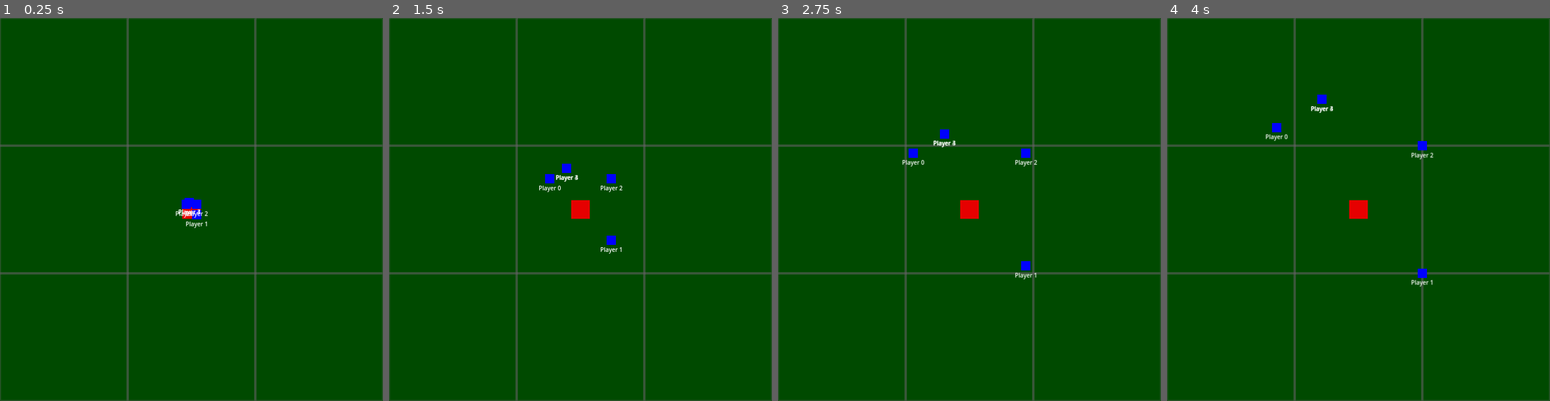
Above: before the commit, frames 1-4 (left to right).
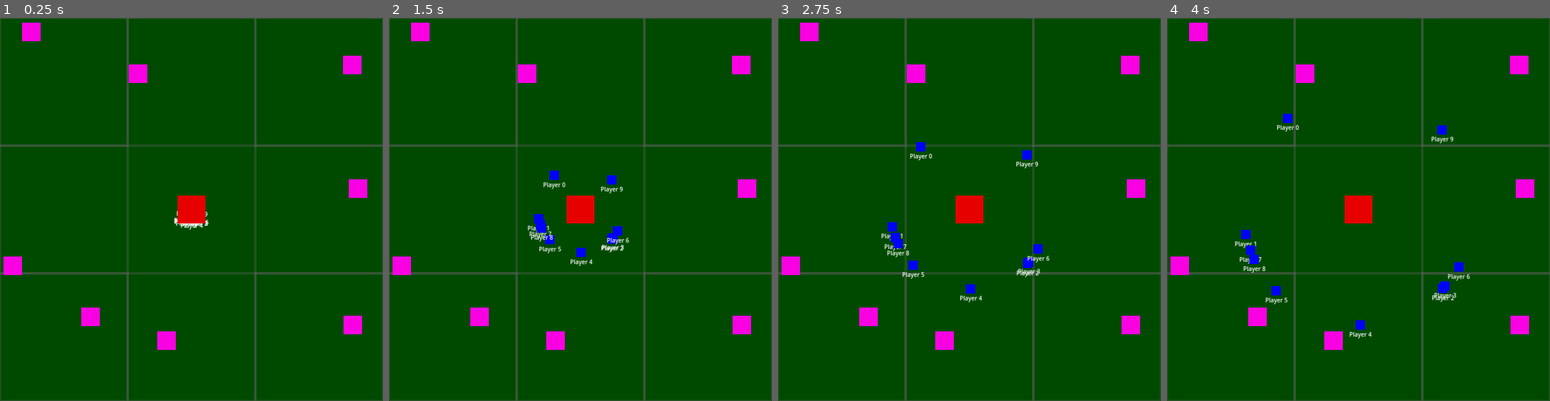
Above: after the commit, the same moments.

Repository: admwx7/TwitchColonies
Game: Godot game, scene res://containers/game.tscn
Same seed, same stepped clock (60 frames per second), same inputs: the game is played once before the commit and once after it.
Inputs:
- Up to frame 1 (0.25 s): no input
- Up to frame 2 (1.5 s): no input
- Up to frame 3 (2.75 s): no input
- Up to frame 4 (4 s): no input

The runs differ from the first frame. In frame 1, 2.5% of the frame differs, in the area x 0-96%, y 1-87%; in frame 2, 3.2%; in frame 3, 3.4%; in frame 4, 3.6%.

Commit message:
Adding base user action, wandering, and return for players

Diff:
--- a/containers/cell.gd
+++ b/containers/cell.gd
@@ -1,24 +1,45 @@
+class_name Cell
 extends Node2D
 
-@export var id: int = 0;
 @export var width: float = 0.0;
 @export var height: float = 0.0;
-@export var discovered: bool = false;
-@export var CELLS_WIDE: int;
-@export var CELLS_HIGH: int;
 
-const size: float = 64.0;
+const line_size: float = 64.0;
+const RSS_SCENE = preload("res://entities/resource.tscn");
+
+var discovered: bool = false;
+var rss_depleted = false;
+var rss: Node2D = null;
+
+enum CellType { RESOURCE };
 
 # Called when the node enters the scene tree for the first time.
 func _ready() -> void:
+	rssRefresh();
 	$Timer.connect("timeout", rssRefresh);
-	position.x = (int)(width * (id % CELLS_WIDE));
-	position.y = (int)(height * (floori(id / 3.0) % CELLS_HIGH));
 	$Line2D.position = Vector2(0.0, 0.0);
-	$Line2D.scale = Vector2(width / size, height / size);
+	$Line2D.scale = Vector2(width / line_size, height / line_size);
+
+func harvest(player: Node2D) -> void:
+	pass;
+	if (rss_depleted && discovered) :
+		# go home
+		pass;
+	if (discovered) :
+		# wander around RSS for 30s, go home
+		#player.addDestination();
+		pass;
+	else :
+		# wander cell for 30s, go home
+		#player.addDestination();
+		pass;
 
 func rssDepleted() -> void:
 	$Timer.start(randf_range(30.0, 60.0));
 
 func rssRefresh() -> void:
-	pass;
+	rss = RSS_SCENE.instantiate();
+	# TODO: offset by size / 2 of RSS
+	rss.position = Vector2(randf_range(0, width), randf_range(0, height));
+	add_child(rss);
+	rss.visible = true;
--- a/containers/cell.tscn
+++ b/containers/cell.tscn
@@ -3,6 +3,7 @@
 [ext_resource type="Script" uid="uid://b366665l7qa47" path="res://containers/cell.gd" id="1_yh0nt"]
 
 [node name="Cell" type="Node2D"]
+z_index = 1
 script = ExtResource("1_yh0nt")
 
 [node name="Line2D" type="Line2D" parent="."]
@@ -11,4 +12,5 @@
 default_color = Color(0.36862746, 0.36862746, 0.36862746, 0.3764706)
 
 [node name="Timer" type="Timer" parent="."]
+process_callback = 0
 one_shot = true
--- a/containers/game.gd
+++ b/containers/game.gd
@@ -1,31 +1,35 @@
 extends Node2D
 
-@export var CELLS_WIDE: int = 3;
-@export var CELLS_HIGH: int = 3;
+const PLAYER_SCENE = preload("res://entities/player.tscn");
+enum Map { GATHER, BUILD, BATTLE };
+const MAP_LOOKUP = {
+	Map.GATHER: preload("res://maps/gather.tscn"),
+	Map.BUILD: preload("res://maps/build.tscn"),
+	Map.BATTLE: preload("res://maps/battle.tscn"),
+};
+var map: Node2D = null;
 
-const CELL_SCENE = preload("res://containers/cell.tscn");
-const PLAYER_SCENE = preload("res://entities/player.tscn");
+func changeMap(mapType: Map) -> void:
+	if map :
+		remove_child(map);
+		map.queue_free();
+	map = MAP_LOOKUP[mapType].instantiate();
+	add_child(map);
+func playerAction(playerName: String, cell: int, rss: String) -> void:
+	var player = PLAYER_SCENE.instantiate();
+	player.position = map.hub_location;
+	player.player_name = playerName;
+	player.home = map.hub_location;
+	$Players.add_child(player);
+	player.action(map.getCells()[cell], Types.PlayerState.GATHER);
 
 # Called when the node enters the scene tree for the first time.
 func _ready() -> void:
-	$Cells.position = Vector2(0, 0);
-	var cellCount = CELLS_WIDE * CELLS_HIGH;
-	for i in range(cellCount) :
-		var cell = CELL_SCENE.instantiate();
-		cell.id = i;
-		cell.width = get_viewport().size.x / CELLS_WIDE;
-		cell.height = get_viewport().size.y / CELLS_HIGH;
-		cell.CELLS_HIGH = CELLS_HIGH;
-		cell.CELLS_WIDE = CELLS_WIDE;
-		$Cells.add_child(cell);
-	for i in range(5) :
-		var player = PLAYER_SCENE.instantiate();
-		player.player_name = "Player %s" % [i];
-		player.position = Vector2(330.0, 330.0);
-		var _cell = $Cells.get_children()[randi_range(0, cellCount - 1)];
-		player.setDestination(_cell.position);
-		$Players.add_child(player);
+	changeMap(Map.GATHER);
 
+	var cells = map.getCells();
+	for i in range(10) :
+		playerAction("Player %s" % [i], randi_range(0, cells.size() - 1), "");
 
 # Called every frame. 'delta' is the elapsed time since the previous frame.
 func _process(delta: float) -> void:
--- a/containers/game.tscn
+++ b/containers/game.tscn
@@ -1,13 +1,8 @@
-[gd_scene load_steps=3 format=3 uid="uid://dsdfxdk24d8qu"]
+[gd_scene load_steps=2 format=3 uid="uid://dsdfxdk24d8qu"]
 
-[ext_resource type="PackedScene" uid="uid://bb4klu4ogrncl" path="res://maps/gathering.tscn" id="1_80nbo"]
 [ext_resource type="Script" uid="uid://csh44o0eoppym" path="res://containers/game.gd" id="1_feb5d"]
 
 [node name="Game" type="Node2D"]
 script = ExtResource("1_feb5d")
 
-[node name="Gathering" parent="." instance=ExtResource("1_80nbo")]
-
-[node name="Cells" type="Node2D" parent="."]
-
 [node name="Players" type="Node" parent="."]
--- a/entities/hub.tscn
+++ b/entities/hub.tscn
@@ -6,10 +6,12 @@
 
 [sub_resource type="GradientTexture2D" id="GradientTexture2D_l10or"]
 gradient = SubResource("Gradient_qlmhu")
-width = 32
-height = 32
+width = 48
+height = 48
 
 [node name="Hub" type="Node2D"]
+visibility_layer = 32
+z_index = 6
 
 [node name="Sprite2D" type="Sprite2D" parent="."]
 texture = SubResource("GradientTexture2D_l10or")
--- a/entities/player.gd
+++ b/entities/player.gd
@@ -4,22 +4,52 @@
 @export var screen_name: String = "";
 @export var velocity: float = 50.0; # pixels per second
 
-enum State { IDLE, RUNNING };
-var state: State = State.IDLE;
+var state: Types.PlayerState;
 var destination: Vector2 = position;
+var home: Vector2;
+var target: Cell = null;
+var actionState: Types.PlayerState;
+var count: int = 0;
+
+func act(delta: float) -> void:
+	match state:
+		Types.PlayerState.IDLE:
+			get_parent().remove_child(self);
+			self.queue_free();
+		Types.PlayerState.TRAVEL:
+			if position.distance_squared_to(destination) <= 1.0 :
+				if destination.is_equal_approx(home) : state = Types.PlayerState.IDLE;
+				else : state = actionState;
+			else :
+				var direction = (destination - position).normalized();
+				position += direction * delta * velocity;
+		Types.PlayerState.GATHER:
+			if $GatherTimer.is_stopped(): $GatherTimer.start(randf_range(2.0, 4.0));
+		Types.PlayerState.SEARCH:
+			if count < 5 :
+				count += 1;
+				var offset = Vector2(randf_range(-50.0, 50.0), randf_range(-50.0, 50.0));
+				destination = target.to_global(target.rss.position + offset);
+				state = Types.PlayerState.TRAVEL;
+			elif count >= 5 :
+				state = Types.PlayerState.HOME;
+		Types.PlayerState.HOME:
+			destination = home;
+			state = Types.PlayerState.TRAVEL;
+
+func search() -> void :
+	state = Types.PlayerState.SEARCH;
 
 # Called when the node enters the scene tree for the first time.
 func _ready() -> void:
 	$Label.text = player_name;
+	$GatherTimer.connect("timeout", search, 2);
 
-func setDestination(dest: Vector2) -> void :
-	if (state == State.IDLE) : destination = dest;
+func action(_target: Cell, _state: Types.PlayerState) -> void:
+	target = _target;
+	actionState = _state;
+	state = Types.PlayerState.SEARCH;
 
 # Called every frame. 'delta' is the elapsed time since the previous frame.
 func _process(delta: float) -> void:
-	if (destination == position) :
-		state = State.IDLE;
-	else : # TODO: would be nice to ramp up and ramp down speeds when starting / ending movement
-		state = State.RUNNING;
-		var direction = (destination - position).normalized();
-		position += direction * delta * velocity;
+	act(delta);
--- a/entities/player.tscn
+++ b/entities/player.tscn
@@ -15,6 +15,8 @@
 font_size = 10
 
 [node name="Player" type="Node2D"]
+visibility_layer = 16
+z_index = 5
 script = ExtResource("1_4flbx")
 
 [node name="Sprite2D" type="Sprite2D" parent="."]
@@ -27,3 +29,5 @@
 offset_bottom = 23.0
 label_settings = SubResource("LabelSettings_sh265")
 horizontal_alignment = 1
+
+[node name="GatherTimer" type="Timer" parent="."]
--- a/entities/resource.gd
+++ b/entities/resource.gd
@@ -5,9 +5,12 @@
 
 # Called when the node enters the scene tree for the first time.
 func _ready() -> void:
-	pass # Replace with function body.
-
+	randomizeRss();
 
 # Called every frame. 'delta' is the elapsed time since the previous frame.
 func _process(delta: float) -> void:
 	pass
+
+func randomizeRss() -> void:
+	var cell = get_parent()
+	position = Vector2(randf_range(0, cell.width), randf_range(0, cell.height));
--- a/entities/resource.tscn
+++ b/entities/resource.tscn
@@ -1,6 +1,24 @@
-[gd_scene load_steps=2 format=3 uid="uid://b2thsd5s15d42"]
+[gd_scene load_steps=4 format=3 uid="uid://b2thsd5s15d42"]
 
 [ext_resource type="Script" uid="uid://lupkh3tr4dcn" path="res://entities/resource.gd" id="1_mm16c"]
 
+[sub_resource type="Gradient" id="Gradient_mm16c"]
+offsets = PackedFloat32Array(0)
+colors = PackedColorArray(0.9777644, 0.0003715694, 0.8903812, 1)
+
+[sub_resource type="GradientTexture2D" id="GradientTexture2D_6imu4"]
+gradient = SubResource("Gradient_mm16c")
+width = 32
+height = 32
+
 [node name="Resource" type="Node2D"]
+visible = false
+visibility_layer = 2
+z_index = 2
 script = ExtResource("1_mm16c")
+
+[node name="Sprite2D" type="Sprite2D" parent="."]
+texture = SubResource("GradientTexture2D_6imu4")
+
+[node name="Timer" type="Timer" parent="."]
+one_shot = true
--- a/maps/battle.tscn
+++ b/maps/battle.tscn
@@ -1,3 +1,11 @@
-[gd_scene format=3 uid="uid://cckfuejot0scu"]
+[gd_scene load_steps=3 format=3 uid="uid://cckfuejot0scu"]
+
+[ext_resource type="Script" uid="uid://ba0g56aptsbs0" path="res://maps/map.gd" id="1_b2a3u"]
+[ext_resource type="PackedScene" uid="uid://csydfvjnu6r4x" path="res://containers/cell.tscn" id="2_xnxal"]
 
 [node name="Battle" type="Node2D"]
+script = ExtResource("1_b2a3u")
+
+[node name="Cells" type="Node" parent="."]
+
+[node name="Cell" parent="Cells" instance=ExtResource("2_xnxal")]
--- /dev/null
+++ b/maps/build.tscn
@@ -0,0 +1,11 @@
+[gd_scene load_steps=3 format=3 uid="uid://emqespjhkbl3"]
+
+[ext_resource type="Script" uid="uid://ba0g56aptsbs0" path="res://maps/map.gd" id="1_ba70a"]
+[ext_resource type="PackedScene" uid="uid://csydfvjnu6r4x" path="res://containers/cell.tscn" id="2_msh4x"]
+
+[node name="Build" type="Node2D"]
+script = ExtResource("1_ba70a")
+
+[node name="Cells" type="Node" parent="."]
+
+[node name="Cell" parent="Cells" instance=ExtResource("2_msh4x")]
--- a/maps/building.tscn
+++ /dev/null
@@ -1,3 +0,0 @@
-[gd_scene format=3 uid="uid://emqespjhkbl3"]
-
-[node name="Building" type="Node2D"]
--- /dev/null
+++ b/maps/gather.tscn
@@ -0,0 +1,61 @@
+[gd_scene load_steps=5 format=3 uid="uid://bb4klu4ogrncl"]
+
+[ext_resource type="Script" uid="uid://ba0g56aptsbs0" path="res://maps/map.gd" id="1_qf1d6"]
+[ext_resource type="PackedScene" uid="uid://csydfvjnu6r4x" path="res://containers/cell.tscn" id="2_0s1nf"]
+
+[sub_resource type="Gradient" id="Gradient_5feqa"]
+offsets = PackedFloat32Array(0)
+colors = PackedColorArray(1.4379062e-06, 0.29063106, 0, 1)
+
+[sub_resource type="GradientTexture2D" id="GradientTexture2D_5hirc"]
+gradient = SubResource("Gradient_5feqa")
+
+[node name="Gather" type="Node2D"]
+script = ExtResource("1_qf1d6")
+hub_location = Vector2(330, 330)
+
+[node name="Sprite2D" type="Sprite2D" parent="."]
+position = Vector2(330.00003, 330)
+scale = Vector2(10.312499, 10.3125)
+texture = SubResource("GradientTexture2D_5hirc")
+
+[node name="Cells" type="Node" parent="."]
+
+[node name="Cell" parent="Cells" instance=ExtResource("2_0s1nf")]
+width = 220.0
+height = 220.0
+
+[node name="Cell2" parent="Cells" instance=ExtResource("2_0s1nf")]
+position = Vector2(220, 0)
+width = 220.0
+height = 220.0
+
+[node name="Cell3" parent="Cells" instance=ExtResource("2_0s1nf")]
+position = Vector2(440, 0)
+width = 220.0
+height = 220.0
+
+[node name="Cell4" parent="Cells" instance=ExtResource("2_0s1nf")]
+position = Vector2(0, 220)
+width = 220.0
+height = 220.0
+
+[node name="Cell5" parent="Cells" instance=ExtResource("2_0s1nf")]
+position = Vector2(440, 220)
+width = 220.0
+height = 220.0
+
+[node name="Cell6" parent="Cells" instance=ExtResource("2_0s1nf")]
+position = Vector2(0, 440)
+width = 220.0
+height = 220.0
+
+[node name="Cell7" parent="Cells" instance=ExtResource("2_0s1nf")]
+position = Vector2(220, 440)
+width = 220.0
+height = 220.0
+
+[node name="Cell8" parent="Cells" instance=ExtResource("2_0s1nf")]
+position = Vector2(440, 440)
+width = 220.0
+height = 220.0
--- a/maps/gathering.tscn
+++ /dev/null
@@ -1,20 +0,0 @@
-[gd_scene load_steps=4 format=3 uid="uid://bb4klu4ogrncl"]
-
-[ext_resource type="PackedScene" uid="uid://b7gwepguuqlhl" path="res://entities/hub.tscn" id="1_5hirc"]
-
-[sub_resource type="Gradient" id="Gradient_5feqa"]
-offsets = PackedFloat32Array(0)
-colors = PackedColorArray(1.4379062e-06, 0.29063106, 0, 1)
-
-[sub_resource type="GradientTexture2D" id="GradientTexture2D_5hirc"]
-gradient = SubResource("Gradient_5feqa")
-
-[node name="Gathering" type="Node2D"]
-
-[node name="Sprite2D" type="Sprite2D" parent="."]
-position = Vector2(330.00003, 330)
-scale = Vector2(10.312499, 10.3125)
-texture = SubResource("GradientTexture2D_5hirc")
-
-[node name="Hub" parent="." instance=ExtResource("1_5hirc")]
-position = Vector2(330, 330)
--- /dev/null
+++ b/maps/map.gd
@@ -0,0 +1,18 @@
+extends Node2D
+
+@export var hub_location: Vector2;
+
+const HUB_SCENE = preload("res://entities/hub.tscn");
+
+func getCells() -> Array[Node]:
+	return $Cells.get_children();
+
+# Called when the node enters the scene tree for the first time.
+func _ready() -> void:
+	var hub = HUB_SCENE.instantiate();
+	hub.position = hub_location;
+	add_child(hub);
+
+# Called every frame. 'delta' is the elapsed time since the previous frame.
+func _process(delta: float) -> void:
+	pass
--- /dev/null
+++ b/types.gd
@@ -0,0 +1,3 @@
+class_name Types
+
+enum PlayerState { IDLE, TRAVEL, GATHER, SEARCH, HOME };
Not shown, added: maps/map.gd.uid
Not shown, added: types.gd.uid
Not shown, changed: .editorconfig
Not shown, changed: .gitattributes
Not shown, changed: .gitignore
